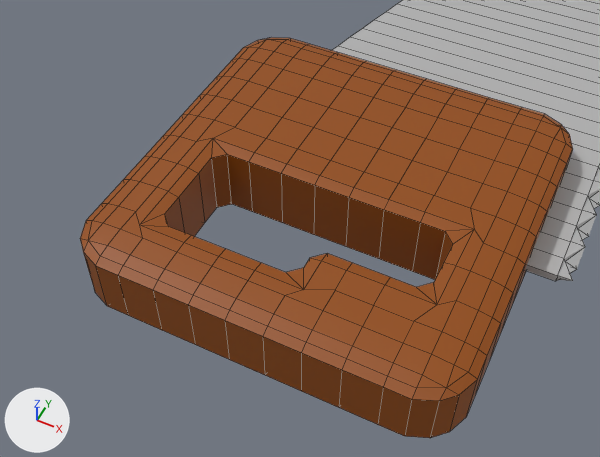
Before and after pictures for a commit that changed the Blender file Assets/_Assets/PrefabsVisual/Tools/Saw.blend.
Both versions are drawn from a 50 mm camera at (0.964, -3.457, 1.815) aimed at (0.208, -1.945, -0.075). Every picture has the same lights, and +X, +Y and +Z are marked at lower left. Mesh edges are drawn as thin lines.

The scene before the commit, as lines of its bpy script (objects in view):
```python
me_cube_001 = bpy.data.meshes.new('Cube.001')
me_cube_001.from_pydata(...)  # 278 vertices, 266 faces; spans x -1.0..1.0, y -1.0..1.0, z -1.0..1.0
me_cube_001.materials.append(mat_material_001)  # brown #944c00
me_plane = bpy.data.meshes.new('Plane')
me_plane.from_pydata(...)  # 324 vertices, 322 faces; spans x -0.22..1.0, y -1.0..1.0, z -0.03..0.0
me_plane.materials.append(mat_material_002)  # grey #b2b2b2
ob_handle = bpy.data.objects.new('Handle', me_cube_001)
ob_handle.location = (0.298, -1.869, 0.0)
ob_handle.scale = (0.572, 0.572, 0.115)
_m = ob_handle.modifiers.new('Bevel', 'BEVEL')
ob_saw = bpy.data.objects.new('Saw', me_plane)
ob_saw.location = (0.0, 0.0, 0.0)
ob_saw.scale = (1.0, 1.84, 1.0)
```
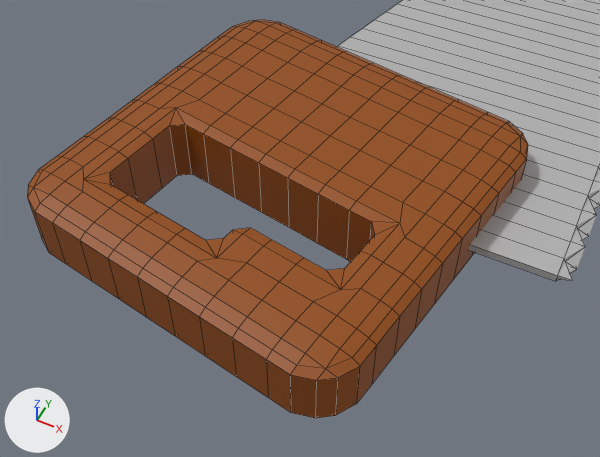
Scene script edits in JSON lines:
```json
{"op": "set", "path": "ob_handle.location", "old": "(0.298, -1.869, 0.0)", "new": "(0.117, -1.869, 0.0)"}
{"op": "set", "path": "ob_handle.rotation_euler", "old": "(0.0, 0.0, 0.0)", "new": "(0.0, 0.0, -0.171)", "note": "degrees (0, 0, 0) -> degrees (0, 0, -10)"}
```

Where the change shows, as pixel boxes [x1, y1, x2, y2] in the pictures (600 x 457 px):
```json
{"object": "Handle", "change": "moved, turned", "before": [80, 38, 573, 438], "after": [27, 20, 528, 418]}
```
